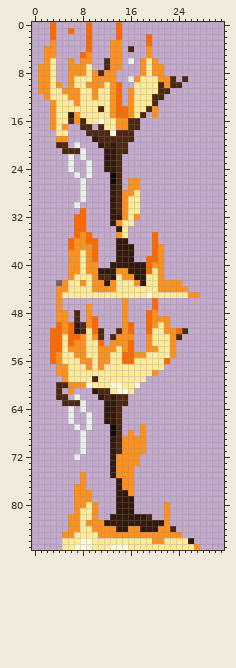
One commit to this sprite sheet: Assets/img/burning_tree.png. The picture above is the old version.
The file is 32x88 pixels. Pixels under 10% opacity are left out. Colours within 5 levels of each other are drawn and written as one.
After:
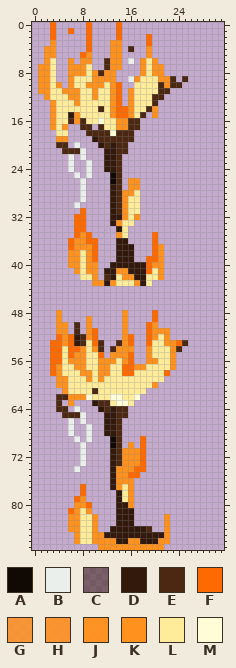
Palette (. is transparent): A #110903  B #eaefec  C #33190b83  D #33190b  E #4c2813  F #ff6a00  G #ff921ed7  H #ff921ee5  J #ff921ef8  K #ff921e  L #ffec9b  M #fffcd8
Message: Flammable trees
The edit:
Changed rows in their new state; - is an unchanged pixel.
first column x 3:
41 ---.----.----------------
42 ---..---.----------------
43 -......----------.....---
44 -......................--
45 -........................
46 -.----------.----.-------
47 -.----.-----.----.-------
48 --.-.-.---------.F-------
49 --.-.--.--------.F..-----
50 -K-.E.-.-----.----..-----
51 .K-.E.K-.--.-.---KK-...--
52 .-K-DEKF.-..-F--FK-K..---
53 --K-DE-FE-.E----F--K-FE--
54 ---FF--KE.EK-K---L---E---
55 -F-F----F.KKK-..K--------
56 -F-KK-L---K-K-..KK-LK----
57 F-L-KKL--K--FFKK---LK----
58 F-L--KK-KK--FF---LLF-----
59 -K----KLK-------LLL------
60 -KKLLLL---LL--LLLK-------
61 -.KLLLLELL-LL-LL---------
62 ---KKKMLLLMMLLM----------
63 -E.K..-DEELMML-----------
64 -EE.B.--DE--E------------
65 --EEEB.-----E------------
66 -----B.------------------
67 ---B.----DD----.---------
68 ---B-.B--DD--.-.---------
69 ----B.B---A-...F---------
70 ----------A-.-.F---------
71 ---------------F---------
72 ----.B-----E---F---------
73 -----B-----E---F---------
74 ----B---------FF---------
75 -----.-------FF----------
76 -----.----DK-------------
77 ----.F----DKL------------
78 ----.F.-----L------------
79 ----F-.-----LK-----------
80 ------F.-----K-----.-----
81 ---F--K.-----------.-----
82 ----------.---...--------
83 ------L-...---.....------
84 --------..D--DD-E..-.----
85 --..K--K-DDDDDDDDDD-..---
86 --..KLLKKKKDDKKDDD-K....-
87 --......KKKKKKKKKKK......
